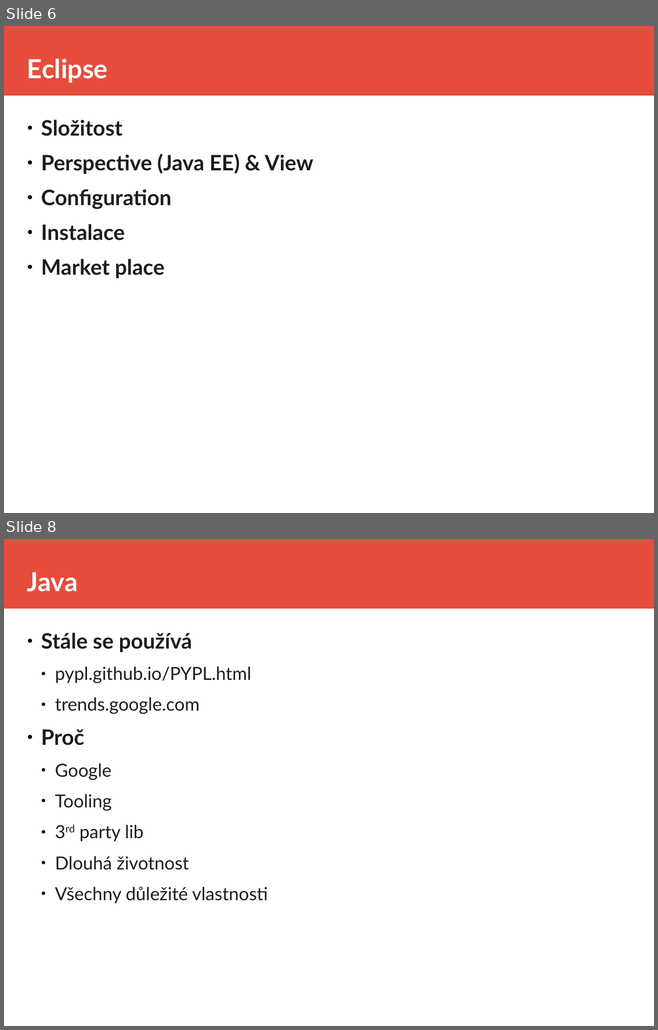
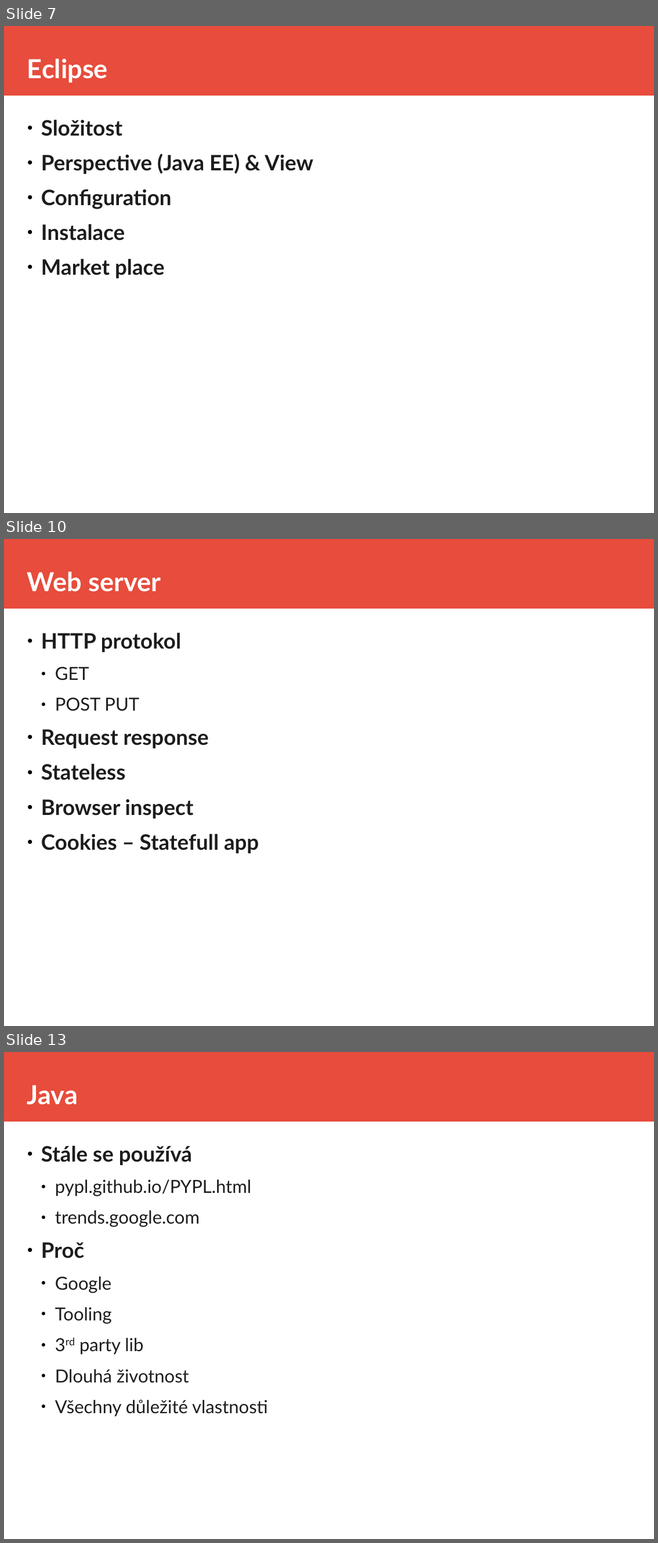
Before and after one commit to equabank/java-skoleni, a slide deck: v2/doc/prez.odp. Shown one above the other, each under a label of ours: slides 6 and 8 before the commit, slides 7, 10 and 13 after it; the slides between them are not shown. The pictures are 658x1030 and 658x1543 pixels, drawn with LibreOffice and Linux fonts; fonts in the diff are those of the drawing. Boxes give left, top, right and bottom in pixels: in the first picture for what was removed or moved away, otherwise in the second. Text is boxed around its words. In the diff, an @@ line names an element or a change of style, - is before the commit and + after.

```diff
--- a/v2/doc/prez.odp
+++ b/v2/doc/prez.odp
@@ slide 10 added at bbox=[4, 539, 654, 1026], background #FFFFFF; not listed: 1 template element that a slide beside it also shows @@
@@ title added at bbox=[27, 571, 161, 592], 32 pt, text #FFFFFF, bold @@
+Web server
@@ text added at bbox=[41, 632, 259, 853], 26 pt, text #1C1C1C, bold @@
+● HTTP protokol
+  ● GET
+  ● POST PUT
+● Request response
+● Stateless
+● Browser inspect
+● Cookies – Statefull app
@@ what was slide 6 is now slide 7 @@
@@ what was slide 8 is now slide 13 @@
```
Also in this commit, not shown: 7 slides changed, 6 other slides added, 2 slides removed, 15 other files.
